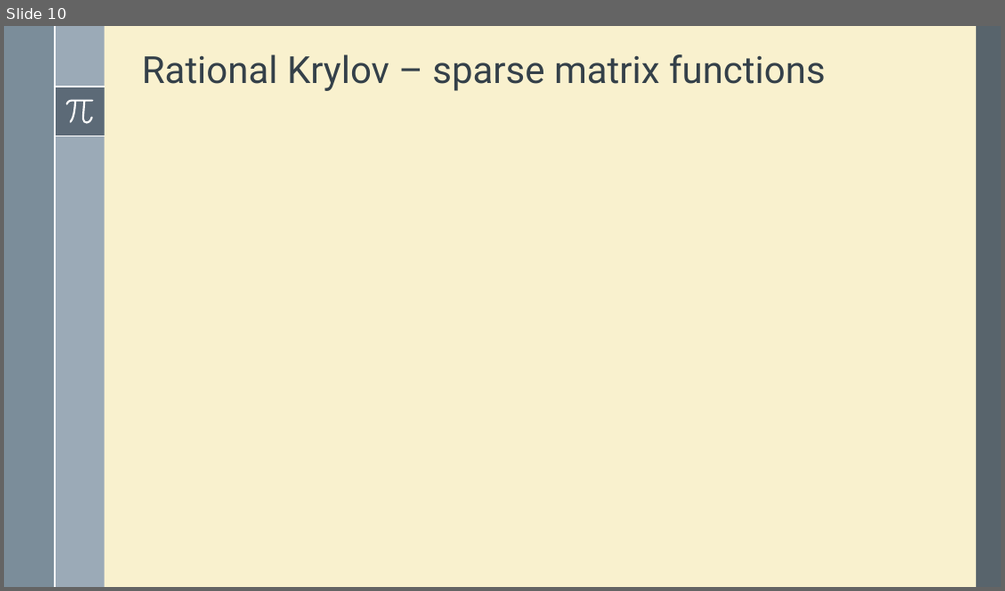
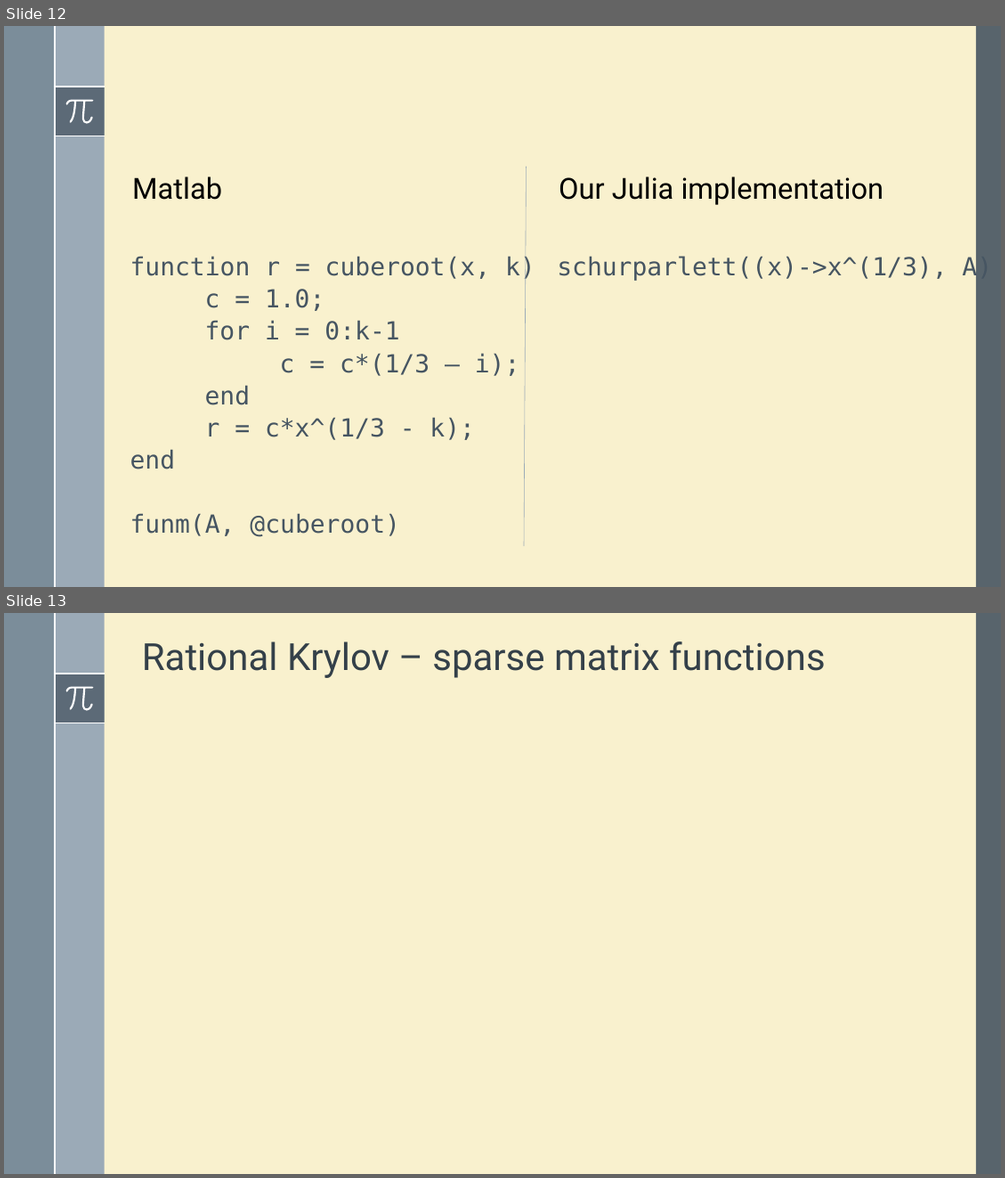
Before and after one commit to robzan8/MatFun.jl, a slide deck: docs/slides pd2ggaln/MatFun.pptx. Shown one above the other, each under a label of ours: slide 10 before the commit, slides 12 and 13 after it. The pictures are 1005x591 and 1005x1178 pixels, drawn with LibreOffice and Linux fonts; fonts in the diff are those of the drawing; grey boxes stand for pictures. Boxes give left, top, right and bottom in pixels: in the first picture for what was removed or moved away, otherwise in the second. Text is boxed around its words. In the diff, an @@ line names an element or a change of style, - is before the commit and + after.

```diff
--- a/docs/slides pd2ggaln/MatFun.pptx
+++ b/docs/slides pd2ggaln/MatFun.pptx
@@ slide 12 added at [4,26,1001,587], background #F9F1CE; not listed: 8 template elements that a slide beside it also shows @@
@@ text added at [132,176,222,200], 28 pt, text #000000 @@
+Matlab
@@ line added from (526, 167) to (524, 546), #9BAAB7 0.5 pt @@
@@ text added at [558,176,884,205], 28 pt, text #000000 @@
+Our Julia implementation
@@ text added at [130,256,535,537], 24 pt, text #465562 @@
+function r = cuberoot(x, k)
+c = 1.0;
+for i = 0:k-1
+c = c*(1/3 – i);
+end
+r = c*x^(1/3 - k);
+end
+funm(A, @cuberoot)
@@ text added at [557,256,992,281], 24 pt, text #465562 @@
+schurparlett((x)->x^(1/3), A)
@@ what was slide 10 is now slide 13 @@
```
Also in this commit, not shown: 11 slides changed, 5 other slides added, 1 slide removed, 4 other files.
